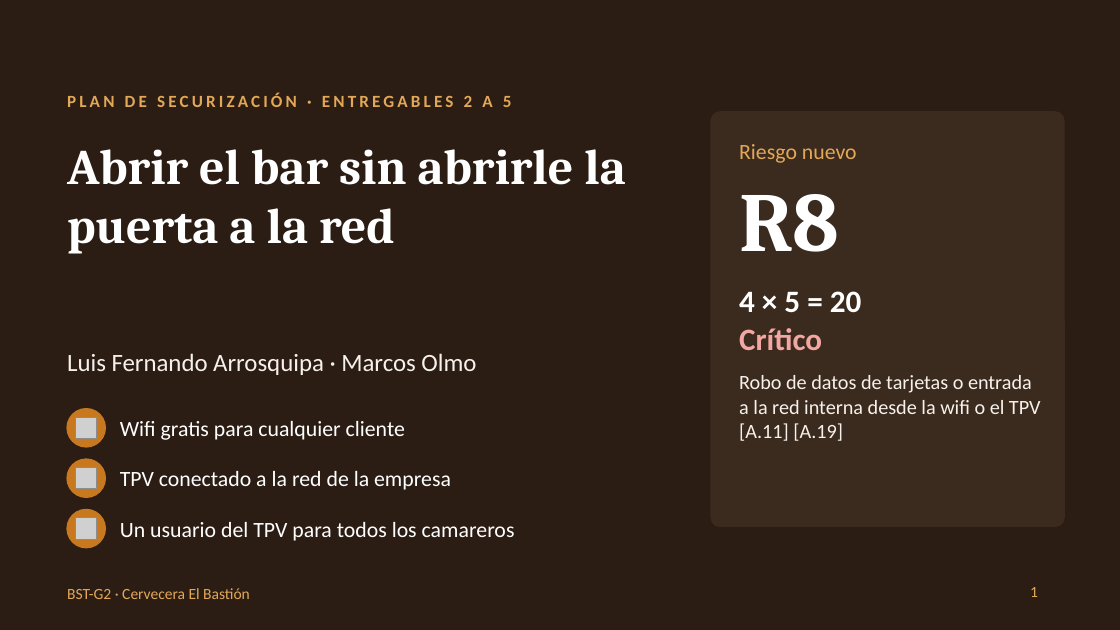
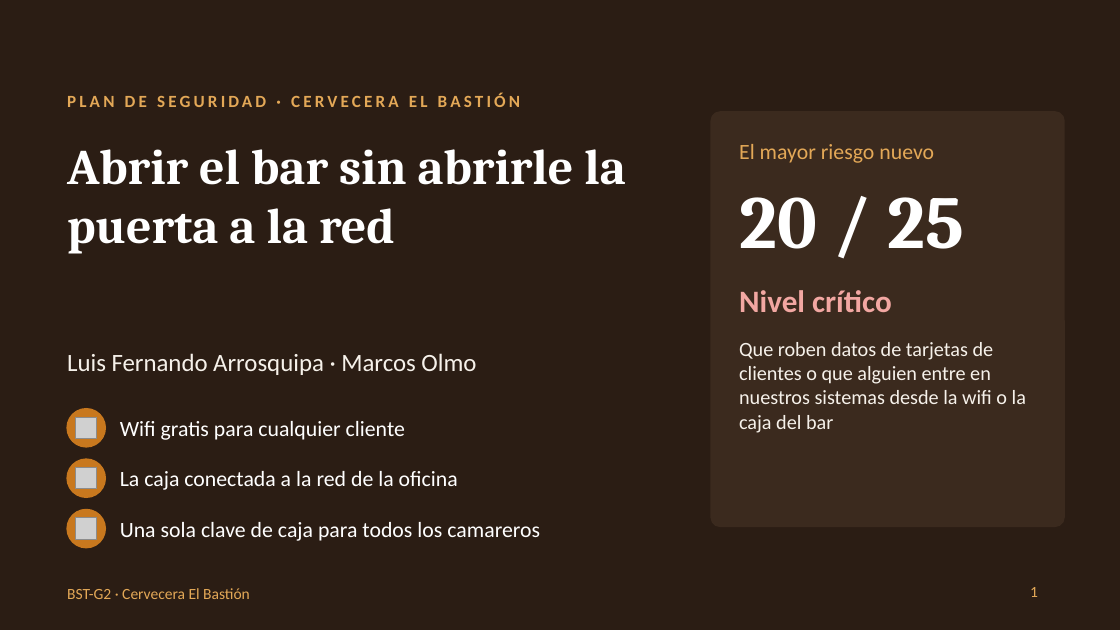
Before and after one commit to Fer1399/Master-Ciberseguridad, a slide deck: slide 1 of Bastionado de Redes y Sistemas/Trabajo Securización/BST-G2_Defensa.pptx. Drawn at 1120x630 pixels with LibreOffice and Linux fonts; fonts in the diff are those of the drawing; grey boxes stand for pictures. Boxes give left, top, right and bottom in pixels: in the first picture for what was removed or moved away, otherwise in the second. Text is boxed around its words. In the diff, an @@ line names an element or a change of style, - is before the commit and + after.

```diff
--- a/Bastionado de Redes y Sistemas/Trabajo Securización/BST-G2_Defensa.pptx
+++ b/Bastionado de Redes y Sistemas/Trabajo Securización/BST-G2_Defensa.pptx
@@ text at [67,93,520,107]: text changed @@
-PLAN DE SECURIZACIÓN · ENTREGABLES 2 A 5
+PLAN DE SEGURIDAD · CERVECERA EL BASTIÓN
@@ text at [739,144,934,163]: text changed @@
-Riesgo nuevo
+El mayor riesgo nuevo
@@ text at [739,197,964,249]: text changed; size 54 to 48 pt @@
-R8
+20 / 25
@@ text at [739,290,892,312]: text changed @@
-4 × 5 = 20
-Crítico
+Nivel crítico
@@ text at [739,342,1026,433]: text changed @@
-Robo de datos de tarjetas o entrada a la red interna desde la wifi o el TPV [A.11] [A.19]
+Que roben datos de tarjetas de clientes o que alguien entre en nuestros sistemas desde la wifi o la caja del bar
@@ text at [120,471,458,490]: text changed @@
-TPV conectado a la red de la empresa
+La caja conectada a la red de la oficina
@@ text at [120,522,540,541]: text changed @@
-Un usuario del TPV para todos los camareros
+Una sola clave de caja para todos los camareros
```
Also in this commit, not shown: 4 other slides changed.
